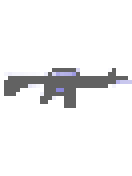
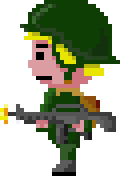
Revision of a layered w=132, h=176 image; what changed, layer by layer:
renamed "Casco" to "Brazo", showed it, painted on it over [0,0,120,176]
removed layer "Arma" over [4,68,132,108]
